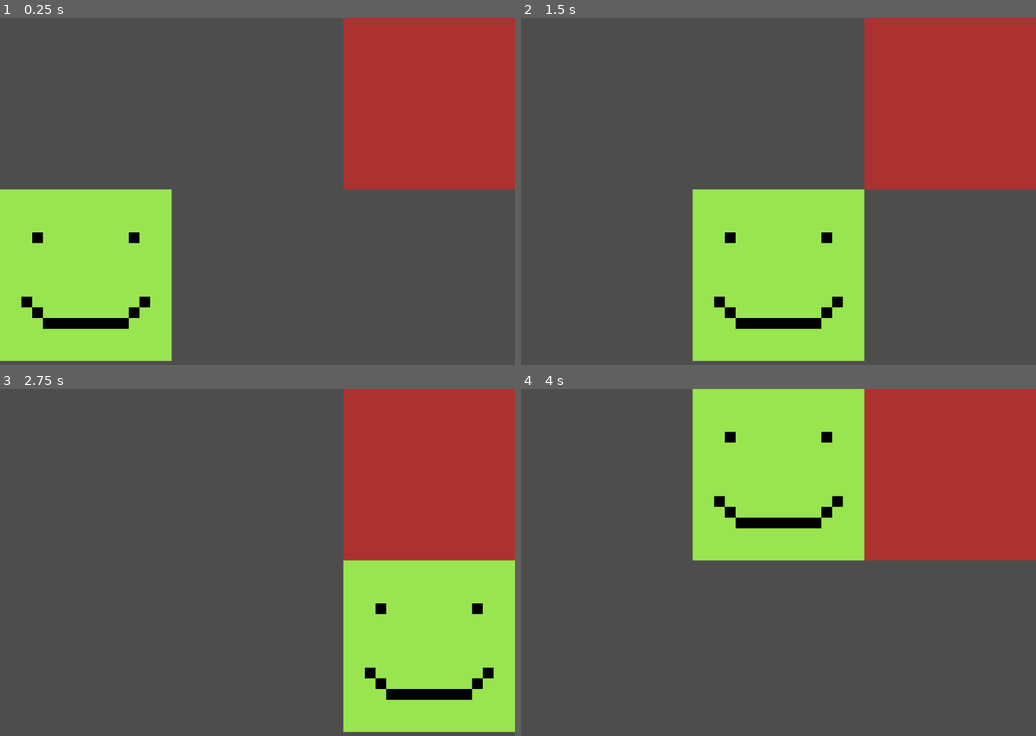
Above: before the commit, frames 1-4 (two rows, left to right).
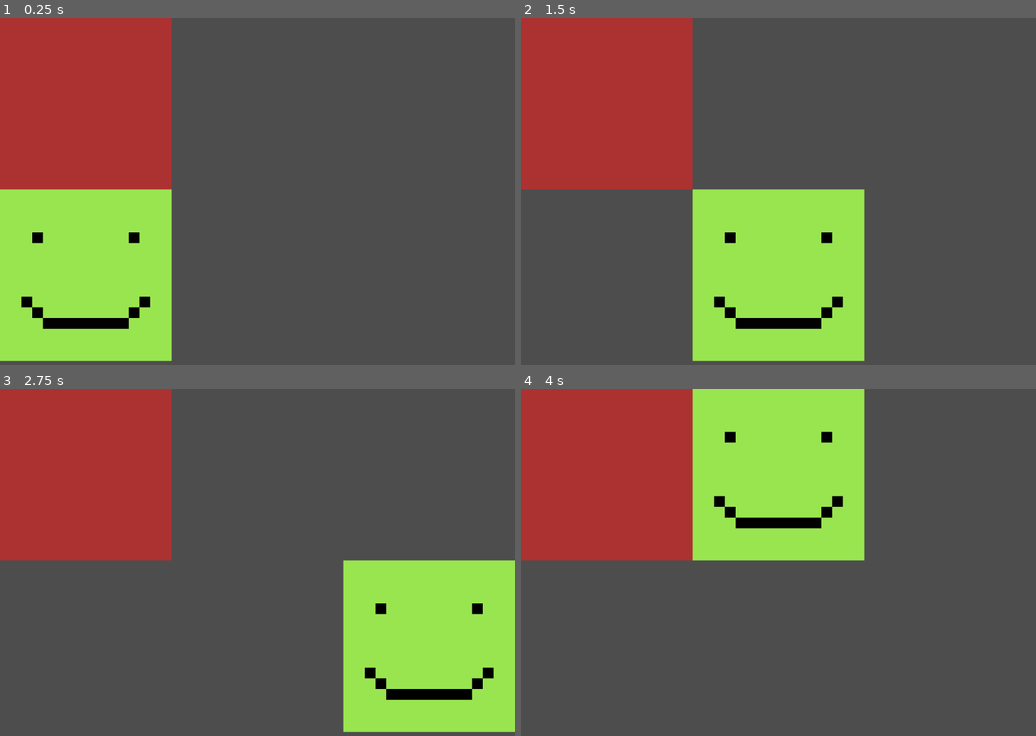
Above: after the commit, the same moments.

Repository: SturmEnte/simple-game-ai
Game: Godot game, scene res://main.tscn
Two runs of this game, one before a commit and one after it. Both use one fixed random seed, a clock stepped at 60 frames per second and the inputs below.
Inputs:
- Up to frame 1 (0.25 s): no input
- Up to frame 2 (1.5 s): tap Enter at 0.5 s; hold Right (ui_right) 0.53-1.28 s; tap Space at 1.25 s; hold Down (ui_down) from 1.28 s (still down)
- Up to frame 3 (2.75 s): tap Enter at 2 s; release Down (ui_down) at 2.03 s; hold Right (ui_right) from 2.03 s (still down)
- Up to frame 4 (4 s): tap Space at 2.75 s; release Right (ui_right) at 2.78 s; hold Up (ui_up) 2.78-3.53 s; tap Enter at 3.5 s; hold Left (ui_left) from 3.53 s (still down)

The runs differ from the first frame. In frame 1, 33% of the frame differs, in the area x 0-100%, y 0-50%; in frame 2, 33%; in frame 3, 33%; in frame 4, 33%.
Error after the commit: Attempt to call function 'has_method' in base 'null instance' on a null instance. (res://main.gd:11)

Commit message:
Renamed enemy to target

Diff:
--- a/game/main.tscn
+++ b/game/main.tscn
@@ -4,9 +4,9 @@
 [ext_resource type="Script" path="res://main.gd" id="1_y4snp"]
 [ext_resource type="Script" path="res://Player.gd" id="2_385vi"]
 [ext_resource type="Texture2D" uid="uid://c17jtiph83wds" path="res://assets/enemy.png" id="2_lyaf7"]
-[ext_resource type="Script" path="res://Enemy.gd" id="4_bavu5"]
+[ext_resource type="Script" path="res://Target.gd" id="4_bavu5"]
 
-[node name="Node2D" type="Node2D"]
+[node name="Game" type="Node2D"]
 script = ExtResource("1_y4snp")
 
 [node name="Player" type="Sprite2D" parent="."]
@@ -15,7 +15,7 @@
 texture = ExtResource("1_shhid")
 script = ExtResource("2_385vi")
 
-[node name="Enemy" type="Sprite2D" parent="."]
+[node name="Target" type="Sprite2D" parent="."]
 position = Vector2(160, 160)
 scale = Vector2(20, 20)
 texture = ExtResource("2_lyaf7")
Renamed: game/Enemy.gd -> game/Target.gd
